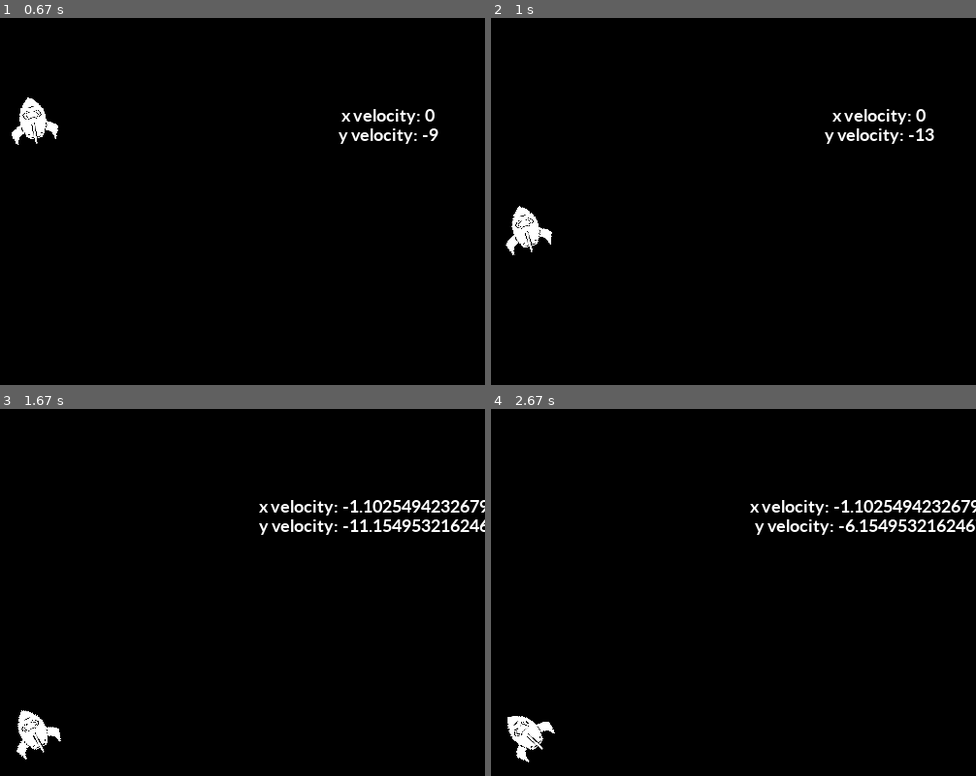
Above: before the commit, frames 1-4 (two rows, left to right).
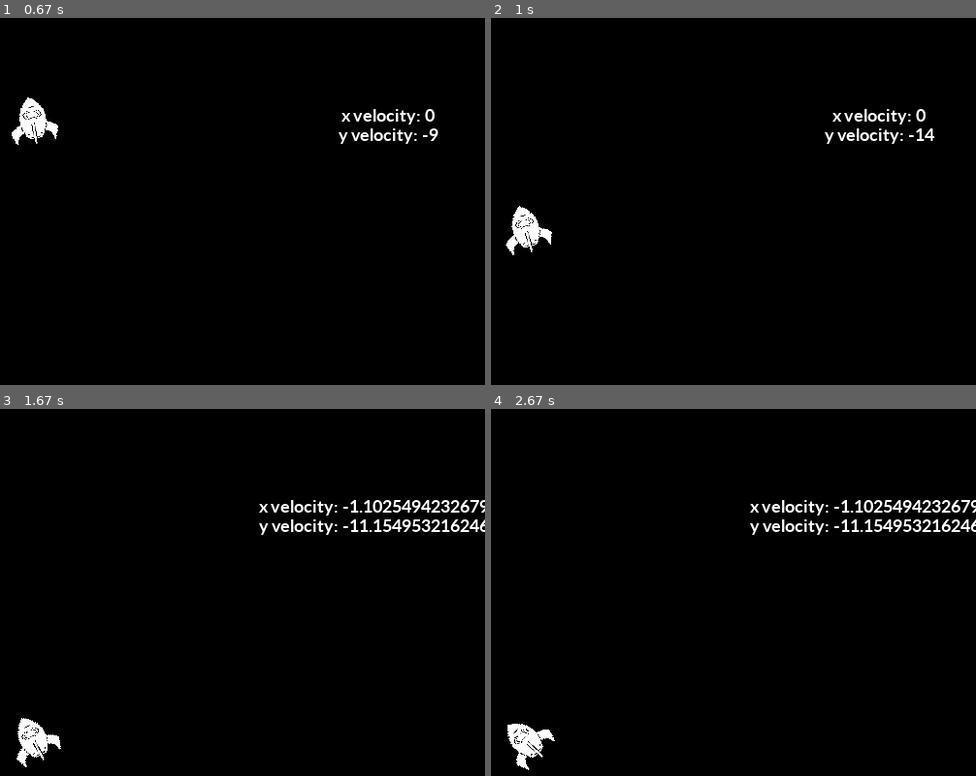
Above: after the commit, the same moments.

Repository: Nat1405/pythonic-pygames
Game: pygame game, started from lander.py
Two runs of this game, one before a commit and one after it. Both use one fixed random seed, a clock stepped at 60 frames per second and the inputs below. The source is Python 2; it was converted automatically to run under Python 3.
Inputs:
- Up to frame 1 (0.67 s): hold Left from 0.33 s (still down)
- Up to frame 2 (1 s): release Left at 0.87 s; hold Down from 0.9 s (still down)
- Up to frame 3 (1.67 s): release Down at 1.2 s; hold Left 1.23-1.63 s
- Up to frame 4 (2.67 s): hold Left 1.67-2.3 s; hold Down from 2.33 s (still down)

Frame 1 is identical in both runs. In frame 2, less than 0.1% of the frame differs, in the area x 89-92%, y 30-34%; in frame 3, 0.5%; in frame 4, 1.5%, in the area x 3-100%, y 30-99%.

Commit message:
Minor fixes to acceleration protocols

Diff:
--- a/lander.py
+++ b/lander.py
@@ -115,8 +115,8 @@
 	lander.rot_center(rotation)
 
 
-	if engine_firing_flag:
-		lander.deccelerate_y()
+	#if engine_firing_flag:
+	#	lander.deccelerate_y()
 
 	# Drawing code should go here
 
--- a/mymodule.py
+++ b/mymodule.py
@@ -73,9 +73,8 @@
             # We need to split the engine acceleration between x and y
 
             self.x_velocity += self.engine_acceleration*math.sin(math.radians(self.rotation))
-            self.y_velocity += self.y_acceleration + self.engine_acceleration*math.cos(math.radians(self.rotation))
+            self.y_velocity += self.engine_acceleration*math.cos(math.radians(self.rotation))
 
-            self.y_velocity += self.y_acceleration + self.engine_acceleration
         else:
             self.y_velocity += self.y_acceleration
 
Not shown, changed: mymodule.pyc
